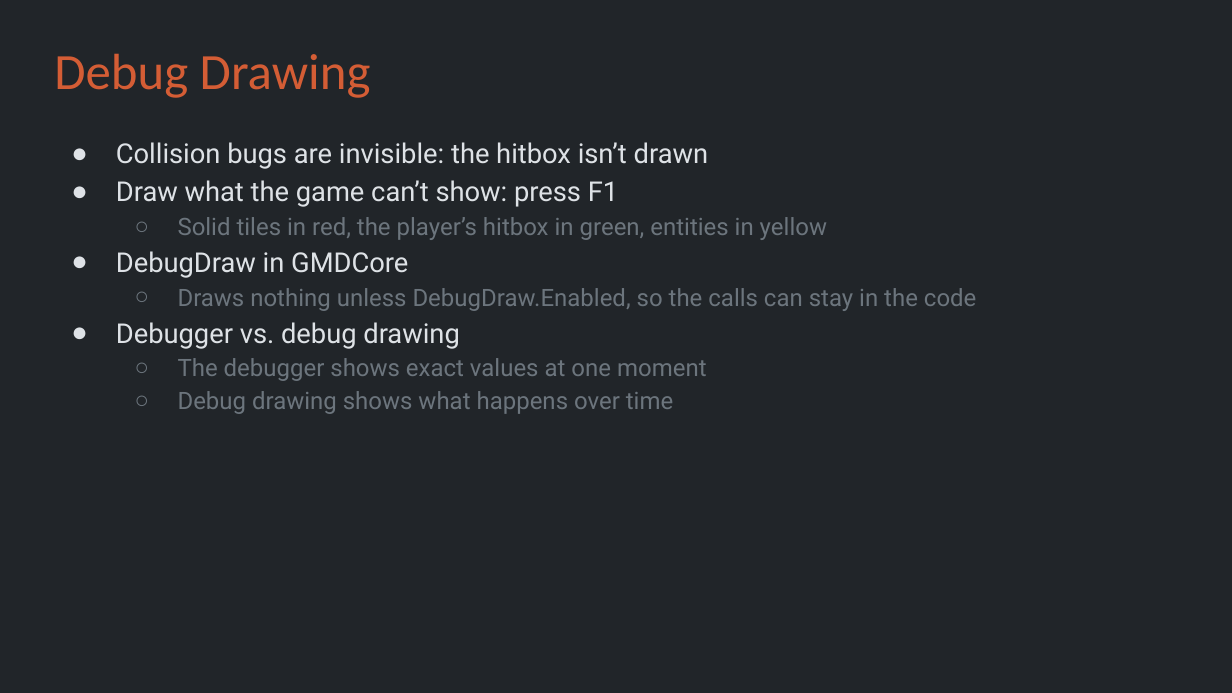
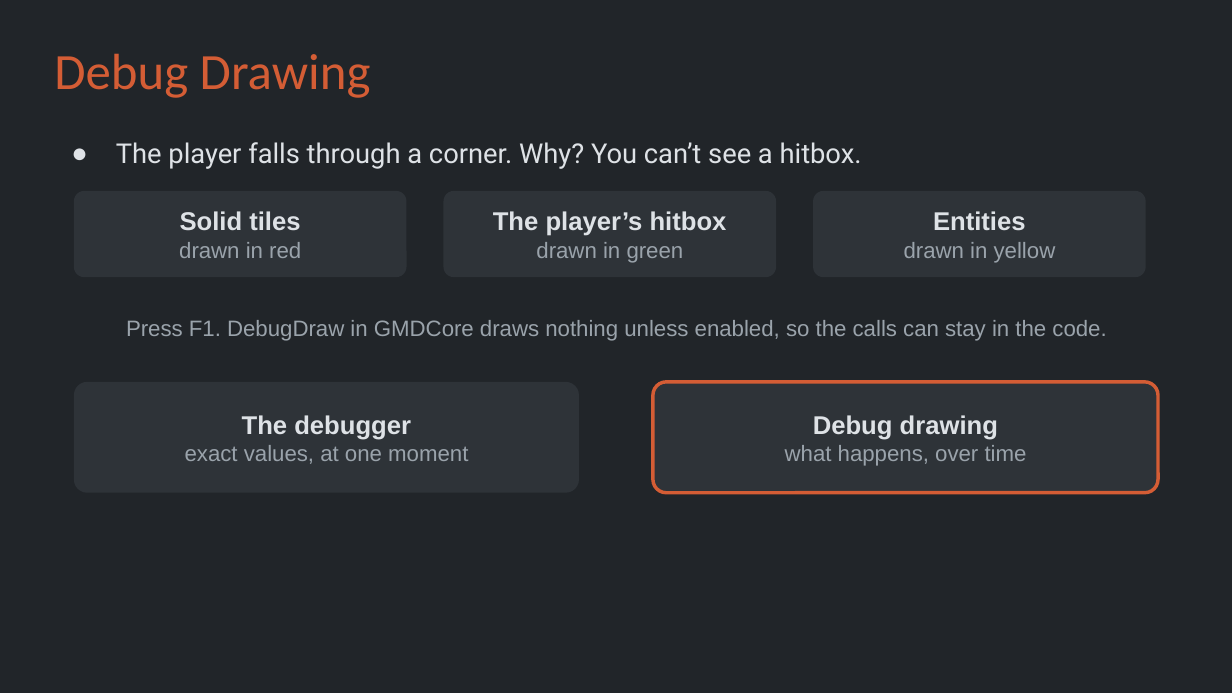
Before and after one commit to Metamate/gar, a slide deck: slide 31 of slides/06 Super Mario Bros.pptx. Drawn at 1232x693 pixels with LibreOffice and Linux fonts; fonts in the diff are those of the drawing. Boxes give left, top, right and bottom in pixels: in the first picture for what was removed or moved away, otherwise in the second. Text is boxed around its words. In the diff, an @@ line names an element or a change of style, - is before the commit and + after.

```diff
--- a/slides/06 Super Mario Bros.pptx
+++ b/slides/06 Super Mario Bros.pptx
@@ text at (116,142,862,169): text changed; size 14 to 16 pt; text colour #6C757D to #DEE2E6 @@
-● Collision bugs are invisible: the hitbox isn’t drawn
-● Draw what the game can’t show: press F1
-  ○ Solid tiles in red, the player’s hitbox in green, entities in yellow
-● DebugDraw in GMDCore
-  ○ Draws nothing unless DebugDraw.Enabled, so the calls can stay in the code
-● Debugger vs. debug drawing
-  ○ The debugger shows exact values at one moment
-  ○ Debug drawing shows what happens over time
+● The player falls through a corner. Why? You can’t see a hitbox.
@@ rounded rectangle added at (74,191,407,277), fill #2E3338, 15 pt, text #DEE2E6, bold @@
+Solid tiles
+drawn in red
@@ rounded rectangle added at (444,191,776,277), fill #2E3338, 15 pt, text #DEE2E6, bold @@
+The player’s hitbox
+drawn in green
@@ rounded rectangle added at (813,191,1146,277), fill #2E3338, 13 pt, text #9AA3AB @@
+Entities
+drawn in yellow
@@ text added at (126,320,1106,341), 13 pt, text #9AA3AB @@
+Press F1. DebugDraw in GMDCore draws nothing unless enabled, so the calls can stay in the code.
@@ rounded rectangle added at (74,382,579,493), fill #2E3338, 13 pt, text #9AA3AB @@
+The debugger
+exact values, at one moment
@@ rounded rectangle added at (653,382,1158,493), fill #2E3338, outline #D45D35 2 pt, 13 pt, text #9AA3AB @@
+Debug drawing
+what happens, over time
```
Also in this commit, not shown: 3 other slides changed, 5 slides added, 4 slides removed.
